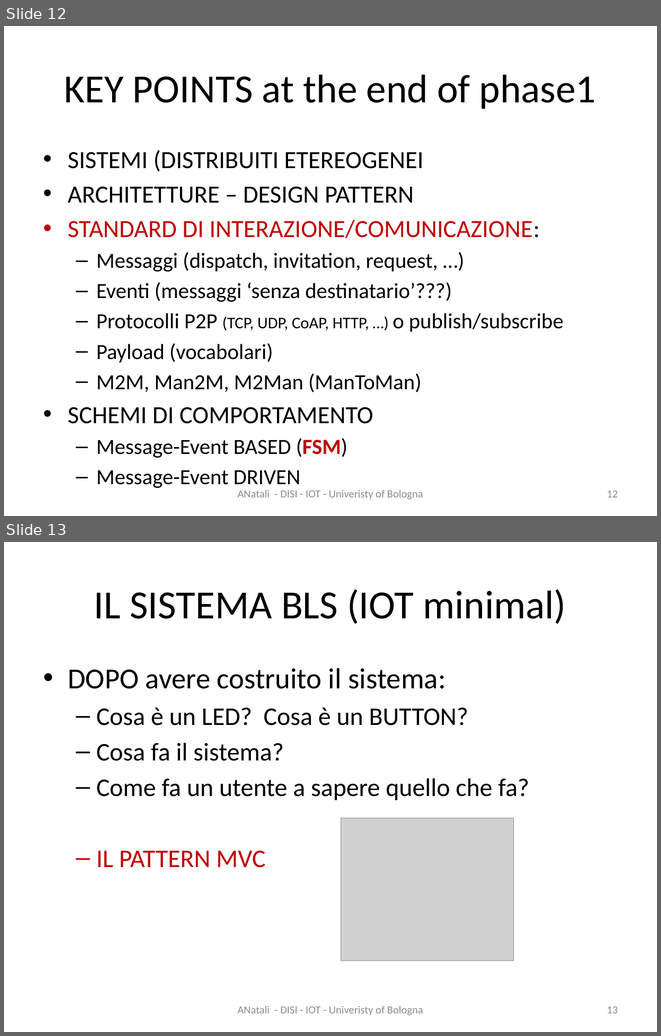
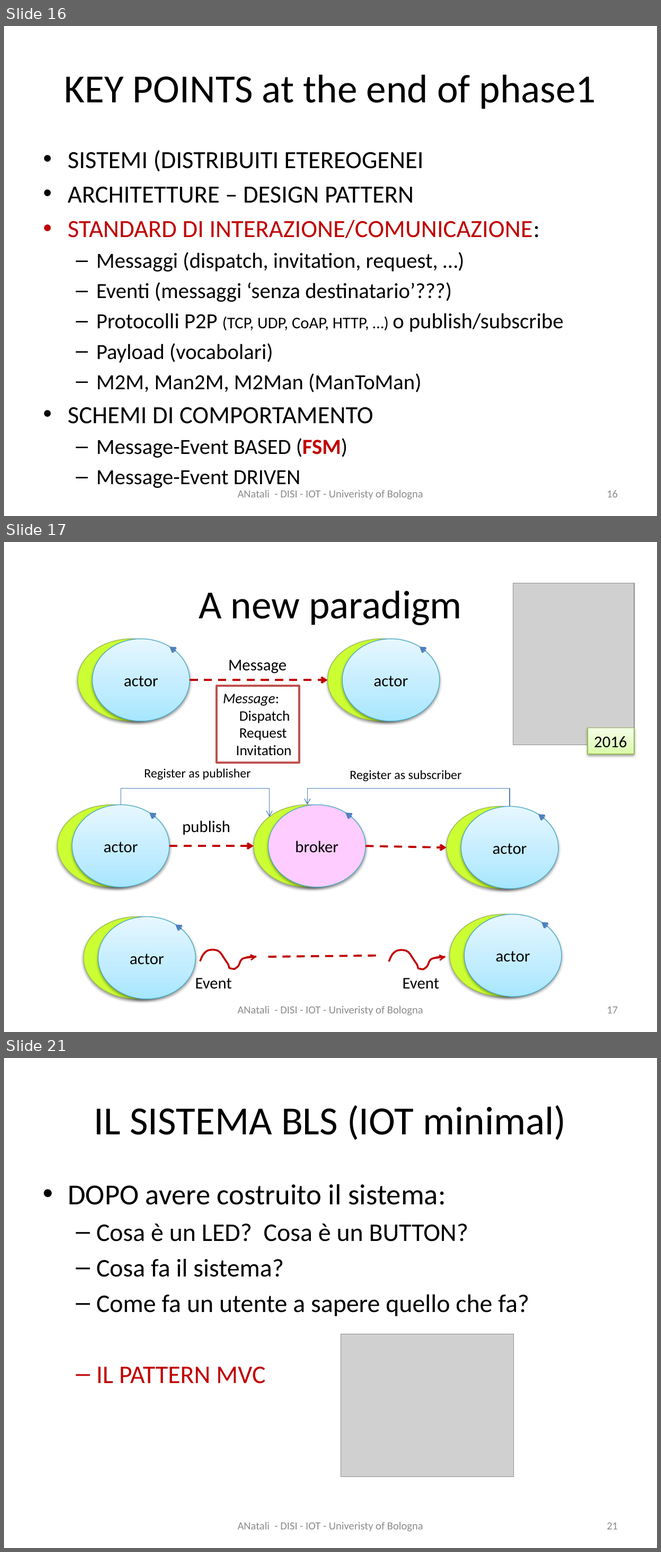
Before and after one commit to MatteoMendula/iss2018Lab, a slide deck: it.unibo.bls18/docs/BLS2018.pptx. Shown one above the other, each under a label of ours: slides 12 and 13 before the commit, slides 16, 17 and 21 after it; the slides between them are not shown. The pictures are 661x1036 and 661x1552 pixels, drawn with LibreOffice and Linux fonts; fonts in the diff are those of the drawing; grey boxes stand for pictures. Boxes give left, top, right and bottom in pixels: in the first picture for what was removed or moved away, otherwise in the second. Text is boxed around its words. In the diff, an @@ line names an element or a change of style, - is before the commit and + after.

```diff
--- a/it.unibo.bls18/docs/BLS2018.pptx
+++ b/it.unibo.bls18/docs/BLS2018.pptx
@@ slide 17 added at (x1=4, y1=542, x2=657, y2=1032), background #FFFFFF @@
@@ picture added at (x1=513, y1=583, x2=634, y2=745) @@
@@ title added at (x1=199, y1=590, x2=462, y2=625), 44 pt, text #000000 @@
+A new paradigm
@@ group added at (x1=78, y1=638, x2=190, y2=721): 2 ellipses, 2 arrows @@
+actor
@@ group added at (x1=328, y1=638, x2=440, y2=721): 2 ellipses, 2 arrows @@
+actor
@@ text added at (x1=228, y1=660, x2=286, y2=673), 18 pt, text #000000 @@
+Message
@@ arrow added from (190, 680) to (328, 680), #C00000 2.25 pt dashed @@
@@ rectangle added at (x1=216, y1=686, x2=299, y2=762), fill #FFFFFF, outline #C0504D 2 pt, 16 pt, text #000000 @@
+Message:
+Dispatch
+Request
+Invitation
@@ rectangle added at (x1=588, y1=728, x2=634, y2=753), fill gradient #DAFDA7 to #E4FCC2 to #F5FFE7, outline #98B955 0.75 pt, 18 pt, text #000000 @@
+2016
@@ text added at (x1=144, y1=768, x2=251, y2=779), 14 pt, text #000000 @@
+Register as publisher
@@ text added at (x1=350, y1=770, x2=462, y2=781), 14 pt, text #000000 @@
+Register as subscriber
@@ elbow arrow added from (121, 804) to (269, 817), #4B7EBC 0.75 pt @@
@@ elbow arrow added from (510, 806) to (308, 804), #4B7EBC 0.75 pt @@
@@ group added at (x1=58, y1=804, x2=169, y2=886): 2 ellipses, 2 arrows @@
+actor
@@ text added at (x1=182, y1=820, x2=230, y2=835), 18 pt, text #000000 @@
+publish
@@ group added at (x1=254, y1=804, x2=366, y2=886): 2 ellipses, 2 arrows @@
+broker
@@ group added at (x1=446, y1=806, x2=558, y2=889): 2 ellipses, 2 arrows @@
+actor
@@ arrow added from (169, 846) to (254, 846), #C00000 2.25 pt dashed @@
@@ arrow added from (366, 846) to (446, 848), #C00000 2.25 pt dashed @@
@@ group added at (x1=449, y1=914, x2=562, y2=996): 2 ellipses, 2 arrows @@
+actor
@@ group added at (x1=84, y1=917, x2=195, y2=999): 2 ellipses, 2 arrows @@
+actor
@@ freeform shape added at (x1=200, y1=950, x2=256, y2=969), outline #C00000 2 pt @@
@@ freeform shape added at (x1=389, y1=950, x2=445, y2=969), outline #C00000 2 pt @@
@@ arrow added from (244, 958) to (257, 956), #C00000 1.5 pt @@
@@ line added from (268, 956) to (381, 955), #C00000 2.25 pt dashed @@
@@ arrow added from (433, 958) to (445, 956), #C00000 1.5 pt @@
@@ text added at (x1=195, y1=978, x2=232, y2=989), 18 pt, text #000000 @@
+Event
@@ text added at (x1=403, y1=978, x2=439, y2=989), 18 pt, text #000000 @@
+Event
@@ text added at (x1=238, y1=1006, x2=423, y2=1015), 12 pt, text #8C8C8C @@
+ANatali - DISI - IOT - Univeristy of Bologna
@@ page number added at (x1=607, y1=1006, x2=618, y2=1013), 12 pt, text #8C8C8C @@
+17
@@ what was slide 12 is now slide 16 @@
@@ page number at (x1=607, y1=490, x2=618, y2=497): text changed @@
-12
+16
@@ what was slide 13 is now slide 21 @@
@@ page number at (x1=607, y1=1522, x2=618, y2=1529): text changed @@
-13
+21
```
Also in this commit, not shown: 4 slides changed, 30 other slides added, 5 other files.
